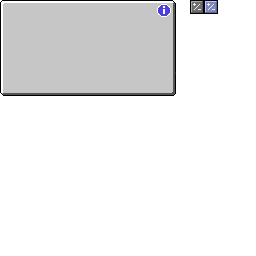
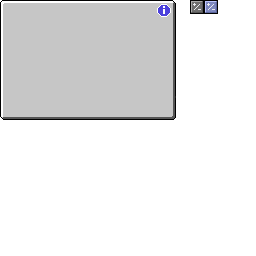
The second 256px x 256px image is a revision of the first. Changes to its layers:
painted on "Icons" over [158, 6, 170, 15]
painted on "gui.container.cartfilter.png" over [0, 72, 176, 120]
